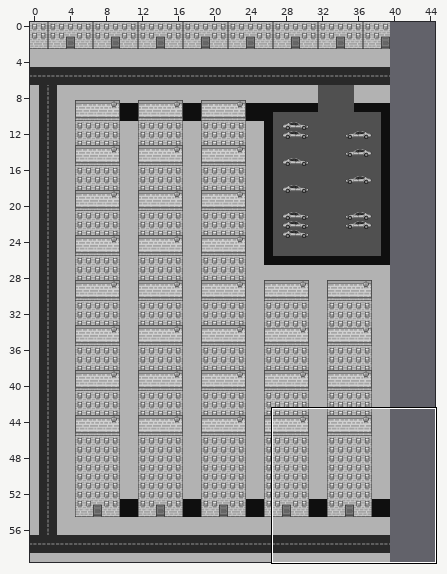
Tiled map (JSON), stored at assets/maps/map_city.json. Above, an overview of the earlier version with the close-up marked.
Close-up. Earlier state:
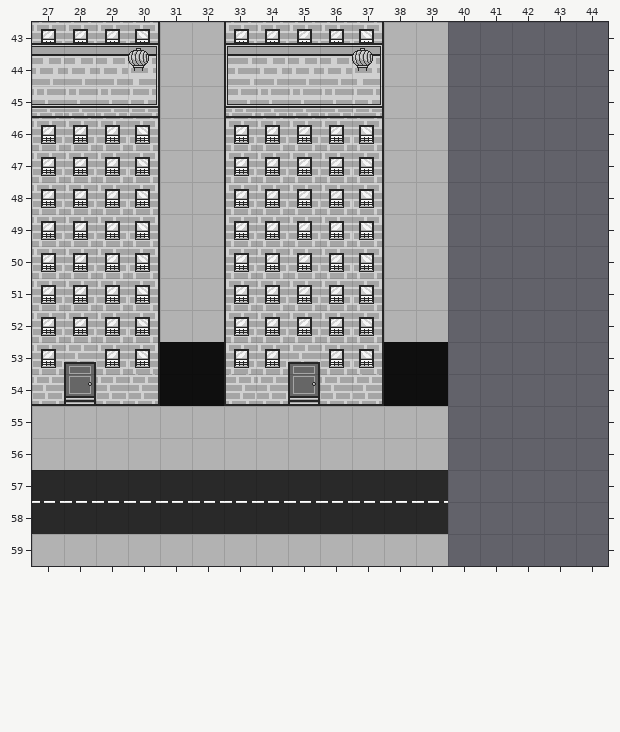
Cells are 32x32 px. Shown: x 27..44, y 43..59. The commit also changed other parts of the map, which this record leaves out. The old version is drawn lined up with the new one.
Now the later version:
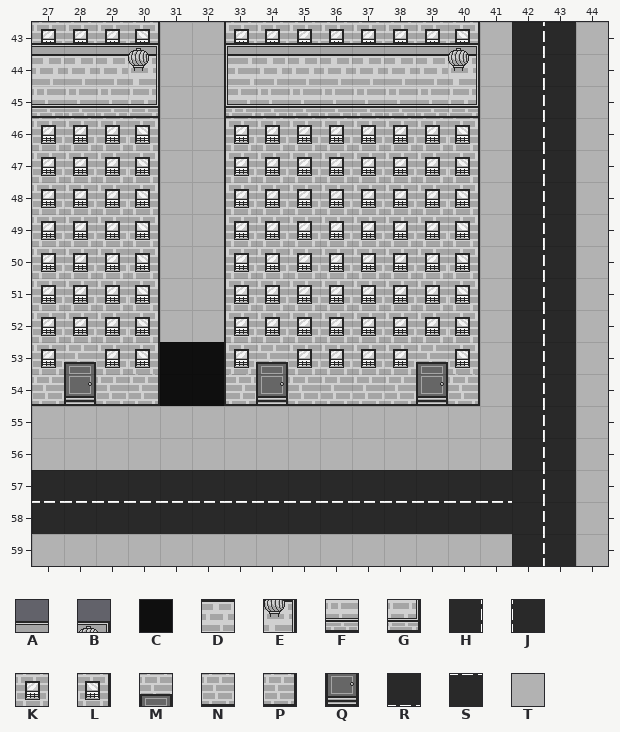
Key: from "map_city_tileset": A 2, B 3, C 4, D 6, E 7, F 10, G 11, H 12, J 13, K 18, L 19, M 20, N 22, P 23, Q 24, R 28, S 32, T 34.
_ is an empty cell, . an unchanged one.
The edit:
map size 40x60 -> 45x60 cells
--- layer "Below"
@@ x 40..44 @@
-43 ._.._
-44 ._.._
-45 ._.._
-46 ._.._
-47 ._.._
-48 ._.._
-49 ._.._
-50 ._.._
-51 ._.._
-52 ._.._
-53 ._.._
-54 ._.._
-55 __.._
-56 __.._
-57 ...._
-58 ...._
-59 __.._
+43 .T..T
+44 .T..T
+45 .T..T
+46 .T..T
+47 .T..T
+48 .T..T
+49 .T..T
+50 .T..T
+51 .T..T
+52 .T..T
+53 .T..T
+54 .T..T
+55 TT..T
+56 TT..T
+57 ....T
+58 ....T
+59 TT..T
--- layer "World"
@@ x 34..43 @@
-43 ...L___.__
-44 ...E___.__
-45 ...G___.__
-46 ...L___.__
-47 ...L___.__
-48 ...L___.__
-49 ...L___.__
-50 ...L___.__
-51 ...L___.__
-52 ...L___.__
-53 KM.LCC_.__
-54 NQ.PCC_.__
-55 ........__
-56 ........__
-57 ......____
-58 ......____
-59 ........__
+43 ...KKKL.HJ
+44 ...DDDE.HJ
+45 ...FFFG.HJ
+46 ...KKKL.HJ
+47 ...KKKL.HJ
+48 ...KKKL.HJ
+49 ...KKKL.HJ
+50 ...KKKL.HJ
+51 ...KKKL.HJ
+52 ...KKKL.HJ
+53 MK.KKML.HJ
+54 QN.NNQP.HJ
+55 ........HJ
+56 ........HJ
+57 ......RRHJ
+58 ......SSHJ
+59 ........HJ
--- layer "Above"
@@ x 37..40 @@
-43 B___
+43 AAAB
Changed places in both close-ups, as pixel boxes (x1, y1, x2, y2):
changed: (352, 22, 608, 566)
changed: (256, 349, 320, 404)
